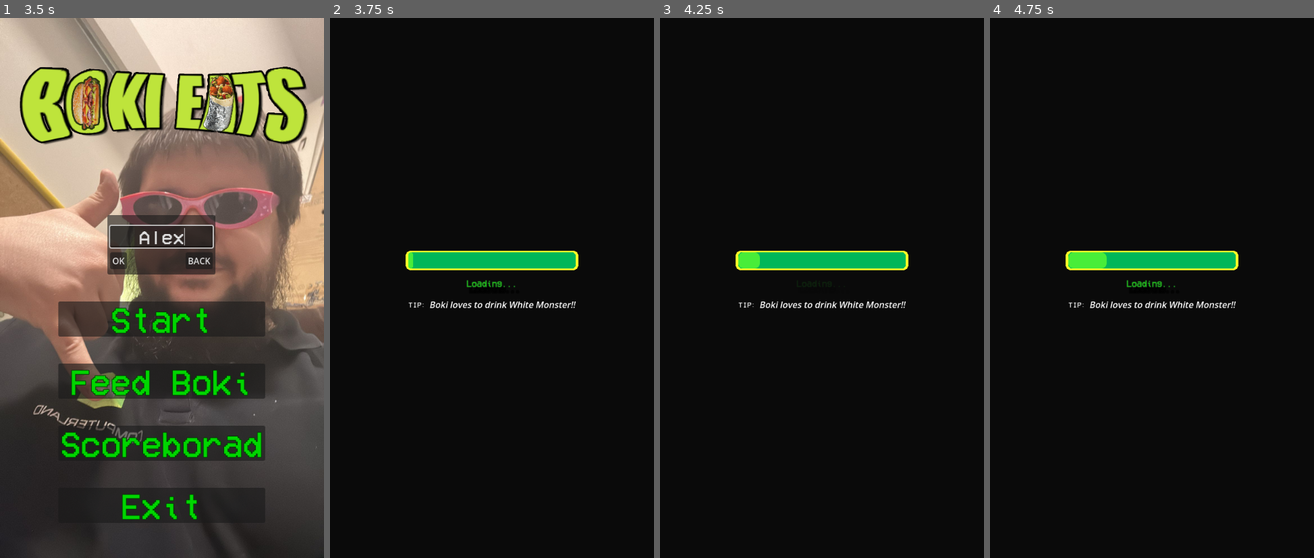
Above: before the commit, frames 1-4 (left to right).
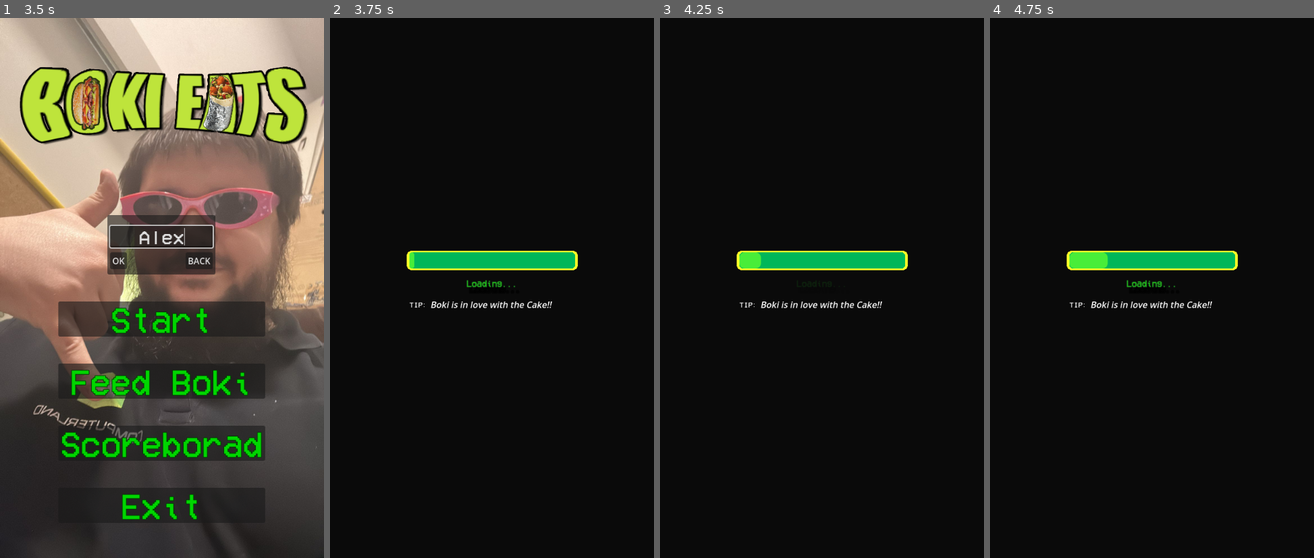
Above: after the commit, the same moments.

Repository: DKirkovik/Boki_eats_game
Game: Godot game, scene res://Scoreboard/scoreboard.tscn
The game is run twice, just before and just after one commit, with the same random seed, the same clock (stepped at 60 frames per second) and the same inputs. This scene is started directly instead of the project's main scene.
Inputs (mouse positions are in pixels of both pictures, inside the frame that each line leads up to):
- Up to frame 1 (3.5 s): tap Enter at 0.5 s; hold D (right) 0.53-1.25 s; click "Back" at 1.25 s; click "Start" at 2 s; click (162, 234) at 2.77 s; type "Alex" at 2.85 s
- Up to frame 2 (3.75 s): click "Start" at 3.5 s
- Up to frame 3 (4.25 s): no input
- Up to frame 4 (4.75 s): hold D (right) from 4.28 s (still down)

Frame 1 is identical in both runs. In frame 2, 0.5% of the frame differs, in the area x 23-77%, y 43-54%; in frame 3, 0.5%; in frame 4, 0.5%.

Commit message:
cleaned up the code, added slowdown sfx

Diff:
--- a/Assets/Text_tip/text_tip.gd
+++ b/Assets/Text_tip/text_tip.gd
@@ -2,5 +2,5 @@
 
 class_name TextTip
 
-
+##Array for the text
 @export var text_array : Array[String]
--- a/Assets/Text_tip/text_tip.tres
+++ b/Assets/Text_tip/text_tip.tres
@@ -4,4 +4,4 @@
 
 [resource]
 script = ExtResource("1_w8hqa")
-text_array = Array[String](["[b]TIP[/b]: [i]Boki loves to drink White Monster!![/i]", "[b]TIP[/b]: [i]Boki doesn't like to eat vegetables![/i]", "[b]TIP[/b]: [i]Boki gets 1UP from Kapi za Nos!![/i]"])
+text_array = Array[String](["[b]TIP[/b]: [i]White Monster makes Boki go brrrrr!![/i]", "[b]TIP[/b]: [i]Boki doesn't like to eat vegetables![/i]", "[b]TIP[/b]: [i]Boki gets 1UP from Nose Drops!![/i]", "[b]TIP[/b]: [i]Boki is in love with the Cake!![/i]"])
--- a/GUI/game_over/game_over.gd
+++ b/GUI/game_over/game_over.gd
@@ -41,7 +41,6 @@
 	get_tree().paused = false
 	GameManager.change_game_scene()
 
-
 func _on_exit_pressed():
 	get_tree().paused = false
 	GameManager.change_menu_scene()
--- a/GUI/hud.gd
+++ b/GUI/hud.gd
@@ -4,6 +4,7 @@
 @onready var lives_label = $VBoxContainer/lives
 @onready var animation_player = $AnimationPlayer
 @onready var game_music = $GameMusic
+@onready var timer: Timer = $Timer
 
 var can_pause : bool = false
 
@@ -14,6 +15,7 @@
 	GameManager.lives_changed.connect(update_lives)
 	GameManager.mute_audio.connect(mute_music)
 	GameManager.game_over.connect(_on_game_over)
+	GameManager.speed_powerup.connect(change_music_speed)
 	GameManager.reset_score()
 	update_lives(GameManager.get_lives())
 	game_music.play()
@@ -27,7 +29,6 @@
 		game_music.stop()
 	else:
 		game_music.play()
-
 
 func update_lable(_score:float)->void:
 	label.text = str(_score)
@@ -45,3 +46,11 @@
 
 func _on_game_over() ->void:
 	can_pause = false
+
+func change_music_speed(speed:float,_time:float) ->void:
+	game_music.pitch_scale = 1.2
+	timer.wait_time = _time
+	timer.start()
+
+func _on_timer_timeout() -> void:
+	game_music.pitch_scale = 1
--- a/GUI/hud.tscn
+++ b/GUI/hud.tscn
@@ -202,3 +202,8 @@
 
 [node name="GameMusic" type="AudioStreamPlayer2D" parent="."]
 stream = SubResource("AudioStreamRandomizer_uaoov")
+
+[node name="Timer" type="Timer" parent="."]
+one_shot = true
+
+[connection signal="timeout" from="Timer" to="." method="_on_timer_timeout"]
--- a/GUI/main_menu/main_menu.gd
+++ b/GUI/main_menu/main_menu.gd
@@ -4,7 +4,6 @@
 @onready var panel_container = $CanvasLayer/MarginContainer/VBoxContainer/PanelContainer
 @onready var name_container = $CanvasLayer/MarginContainer/VBoxContainer/NameContainer
 @onready var player_name = $CanvasLayer/MarginContainer/VBoxContainer/NameContainer/PlayerName
-
 
 var can_start = false
 
@@ -21,7 +20,6 @@
 	if Input.is_action_just_pressed("mute"):
 		music_settings()
 		GameManager.mute_audio.emit()
-
 
 func _on_start_pressed():
 	if can_start:
@@ -43,10 +41,8 @@
 	else:
 		main_menu_music.play()
 
-
 func _on_scoreboard_pressed():
 	GameManager.change_scoreboard_scene()
-
 
 func _on_button_pressed():
 	can_start = false
--- a/GUI/main_menu/test_pop_up.gd
+++ b/GUI/main_menu/test_pop_up.gd
@@ -3,7 +3,6 @@
 @onready var line_edit = $MarginContainer2/VBoxContainer/LineEdit
 @onready var ok = $MarginContainer2/VBoxContainer/MarginContainer/OK
 @onready var back = $MarginContainer2/VBoxContainer/MarginContainer/Back
-
 
 func _on_back_pressed():
 	if self.visible:
--- a/GameManagers/game_manager.gd
+++ b/GameManagers/game_manager.gd
@@ -62,10 +62,8 @@
 		game_over.emit()
 
 func change_game_scene() ->void:
-
 	get_tree().change_scene_to_packed(game_scene)
 	scene_changed.emit()
-
 
 func change_menu_scene() ->void:
 	get_tree().change_scene_to_packed(menu_scene)
@@ -88,7 +86,6 @@
 	cur_player_stats.player_name = cur_player_name
 	cur_player_stats.score = score
 
-
 func update_player_list() ->void:
 	if all_player_list.size() >= max_list_size:
 		print("list big")
@@ -96,7 +93,6 @@
 		return
 	all_player_list.append(cur_player_stats)
 	all_player_list.sort_custom(custom_sorting)
-
 
 func _on_game_over() ->void:
 	init_player()
@@ -116,7 +112,6 @@
 			all_player_list.sort_custom(custom_sorting)
 			return
 
-
 func fill_list() ->void:
 	for i in range(10):
 		var cur_player_ = PlayerStats.new()
@@ -125,7 +120,6 @@
 		all_player_list.append(cur_player_)
 		all_player_list.sort_custom(custom_sorting)
 
-
 func clear_name() ->void:
 	cur_player_name = null
 	player_name_changed.emit()
--- a/LoadingScreen/load_screen.gd
+++ b/LoadingScreen/load_screen.gd
@@ -5,8 +5,11 @@
 @onready var animation_player = $AnimationPlayer
 @onready var rich_text_label: RichTextLabel = $ColorRect/VBoxContainer/RichTextLabel
 
+##Loading screen text
 @export var tip_text : TextTip
+##Text Array
 @export var obj_to_load: Array
+
 var obj_to_delete:Array
 
 func _ready():
@@ -17,7 +20,6 @@
 func _process(delta):
 	progress_bar.value = 100 - (timer.time_left /timer.wait_time) * 100
 
-
 func loead_shaders() ->void:
 	if obj_to_load != null:
 		for obj in obj_to_load:
@@ -26,7 +28,6 @@
 			obj_instance.z_index = -1
 			call_deferred("add_child",obj_instance)
 			obj_to_delete.append(obj_instance)
-
 
 func _on_timer_timeout():
 	for obj in obj_to_delete:
--- a/Player/boki.gd
+++ b/Player/boki.gd
@@ -33,6 +33,7 @@
 @onready var take_dmg_audio: AudioStreamPlayer2D = $TakeDmg
 @onready var sprite_2d: Sprite2D = $Sprite2D
 @onready var shader = sprite_2d.material
+@onready var power_down: AudioStreamPlayer2D = $PowerDown
 
 
 func _ready():
@@ -49,18 +50,13 @@
 	GameManager.speed_powerup.connect(change_speed)
 
 func _physics_process(delta):
-
 	if is_slowed:
 		is_fast = false
 		sprite_2d.modulate = color_slowed
-		print("i changed color to slowed")
-
 
 	if is_fast:
 		is_slowed = false
 		sprite_2d.modulate = color_fast
-		print("i changed color to fast")
-
 
 
 	var direction = Input.get_axis("left","right")
@@ -71,13 +67,11 @@
 
 	move_and_slide()
 
-
 func _on_hit_box_area_entered(area):
 	if area.has_method("start_powerup"):
 		area.start_powerup()
 		animation_player.stop()
 		animation_player.play("power_up")
-		#change_speed(max_speed*2,fast_time)
 
 	if area.has_method("get_points"):
 		GameManager.on_score_changed(area.get_points())
@@ -86,7 +80,8 @@
 			area.queue_free()
 			if area.is_trash && !area.has_method("start_powerup"):
 				GameManager.on_lives_changed(-1,true)
-				change_speed(0.5,slowed_time)
+				if !is_fast:
+					change_speed(0.5,slowed_time)
 				return
 			if area.is_in_group("Burgir"):
 				audio_stream_burgir.play()
@@ -119,7 +114,7 @@
 
 
 func change_speed(_speed_mult:float,_time) ->void:
-	speed = speed * _speed_mult
+	speed = max_speed * _speed_mult
 	speed_color()
 	debuff.wait_time = _time
 	debuff.start()
@@ -128,6 +123,8 @@
 
 func _on_debuff_timeout():
 	print("debuf ended")
+	if speed > max_speed:
+		power_down.play()
 	speed = max_speed
 	speed_color()
 	shader.set_shader_parameter("is_active",false)
@@ -147,4 +144,5 @@
 	if speed < max_speed:
 		print("is slow")
 		is_slowed = true
+		power_down.play()
 		shader.set_shader_parameter("is_active",false)
--- a/Player/boki.tscn
+++ b/Player/boki.tscn
@@ -12,6 +12,7 @@
 [ext_resource type="AudioStream" uid="uid://4of0bw4vcxm0" path="res://Assets/SFX/bleeh.wav" id="9_kct4x"]
 [ext_resource type="AudioStream" uid="uid://bpjajawx8osq0" path="res://Assets/SFX/take_dmg.wav" id="10_smo88"]
 [ext_resource type="AudioStream" uid="uid://b62okm0ydfsx1" path="res://Assets/SFX/take_dmg_2.wav" id="11_onntm"]
+[ext_resource type="AudioStream" uid="uid://drmhow2bffakr" path="res://Assets/SFX/MachinePowerOff.wav" id="13_unw2t"]
 
 [sub_resource type="ShaderMaterial" id="ShaderMaterial_dfxas"]
 shader = ExtResource("5_2i54i")
@@ -208,5 +209,8 @@
 [node name="TakeDmg" type="AudioStreamPlayer2D" parent="."]
 stream = SubResource("AudioStreamRandomizer_8jifu")
 
+[node name="PowerDown" type="AudioStreamPlayer2D" parent="."]
+stream = ExtResource("13_unw2t")
+
 [connection signal="area_entered" from="HitBox" to="." method="_on_hit_box_area_entered"]
 [connection signal="timeout" from="Debuff" to="." method="_on_debuff_timeout"]
--- a/Player/food_crumbs.gd
+++ b/Player/food_crumbs.gd
@@ -4,6 +4,5 @@
 	one_shot = true
 	emitting = true
 
-
 func _on_timer_timeout():
 	queue_free()
--- a/PowerUp/monster.gd
+++ b/PowerUp/monster.gd
@@ -6,7 +6,6 @@
 	MONSTER,
 	SHILD,
 }
-
 
 ## Max move speed
 @export var max_speed:float
@@ -41,8 +40,6 @@
 	position.y += -direction.y * force
 
 func start_powerup() ->void:
-
-
 	match cur_powerup:
 		POWERUP.KAPI:
 			GameManager.one_up(lives_amount)
--- a/PowerUp/monster.tscn
+++ b/PowerUp/monster.tscn
@@ -20,7 +20,7 @@
 max_speed = 250.0
 direction = Vector2(0, 1)
 cur_powerup = 1
-powerup_time = 15.0
+powerup_time = 10.0
 sfx = ExtResource("2_2cwo3")
 
 [node name="Sprite2D" type="Sprite2D" parent="."]
--- a/Scoreboard/score_name_container.gd
+++ b/Scoreboard/score_name_container.gd
@@ -7,12 +7,10 @@
 var score
 var p_name
 
-
 func set_params(score_name,score_score) ->void:
 	p_name =  str(score_name)
 	score = str(score_score)
 
-
 func _on_timer_timeout():
 	label_name.text = p_name
 	label_score.text = score
--- a/Scoreboard/scoreboard.gd
+++ b/Scoreboard/scoreboard.gd
@@ -1,5 +1,6 @@
 extends Control
 
+##Container for score
 @export var score_container : PackedScene
 @onready var names_container = $Panel/ScoreContainer/NamesContainer
 @onready var play = $Panel/ButtonContainer/HBoxContainer/Play
@@ -14,16 +15,13 @@
 	for p in list:
 		instant_score_name_cont(p.player_name,p.score)
 
-
 func instant_score_name_cont(names,scores) ->void:
 	var score_container_inst = score_container.instantiate()
 	score_container_inst.set_params(names,scores)
 	names_container.add_child(score_container_inst)
 
-
 func _on_play_pressed():
 	GameManager.change_game_scene()
 
-
 func _on_back_pressed():
 	GameManager.change_menu_scene()
--- a/Spawner/spawner.gd
+++ b/Spawner/spawner.gd
@@ -18,7 +18,6 @@
 @export var dif_level:float
 ## First powerupspawn for debugigng
 @export var powerup_spawn_per:float
-
 
 var spawnrate:float
 var spawned_foods:int
@@ -45,7 +44,6 @@
 	spawn_range = Vector2(spawn_offset, get_viewport_rect().size.x - spawn_offset)
 	cur_powerup_spawn_per = powerup_spawn_per
 
-
 func change_spawnrate() ->void:
 	if spawnrate >= dif_level:
 		speed_up = true
@@ -54,11 +52,9 @@
 		print("spawnrate changed", spawnrate)
 		timer.wait_time = spawnrate
 
-
 func get_spawnpoint(range:Vector2) ->float:
 	var point = randf_range(range.x, range.y)
 	return point
-
 
 func spawn_food() ->void:
 	var num = randi_range(0,food_scenes.size()-1)
@@ -72,14 +68,11 @@
 	food_container.add_child(food_instance)
 	spawned_foods +=1
 
-
 func _on_timer_timeout():
 	spawn_food()
 	try_spawn_powerup()
 	if spawned_foods % lvl_up == 0:
 		change_spawnrate()
-
-
 
 func spawn_powerup() -> void:
 	var num = randi_range(0,powerup_scenes.size()-1)
@@ -90,7 +83,6 @@
 		print("nowhere to spawn")
 		return
 	food_container.add_child(powerup_instance)
-
 
 func try_spawn_powerup() ->void:
 	var ran_num = randf_range(0,100)
--- a/Spawner/spawner.tscn
+++ b/Spawner/spawner.tscn
@@ -16,7 +16,7 @@
 max_spawnrate = 1.0
 spawn_rate_amount = 0.1
 lvl_up = 5
-dif_level = 0.6
+dif_level = 0.5
 
 [node name="Timer" type="Timer" parent="."]
 
--- a/Trash/carrot.tscn
+++ b/Trash/carrot.tscn
@@ -4,18 +4,19 @@
 [ext_resource type="Texture2D" uid="uid://baehd3ylnfkxh" path="res://Assets/Sprites/pngwing.com.png" id="2_gwuao"]
 
 [sub_resource type="RectangleShape2D" id="RectangleShape2D_xutxd"]
-size = Vector2(65, 26)
+size = Vector2(65, 24)
 
 [node name="Carrot" instance=ExtResource("1_0bik2")]
 
 [node name="Sprite2D" parent="." index="0"]
-position = Vector2(7, -27)
+position = Vector2(5, -12)
 rotation = 0.261799
+scale = Vector2(0.15, 0.1)
 texture = ExtResource("2_gwuao")
 
 [node name="Sprite2D2" parent="Sprite2D" index="0"]
 texture = ExtResource("2_gwuao")
 
 [node name="CollisionShape2D" parent="." index="1"]
-position = Vector2(-5.00002, 4.50001)
+position = Vector2(-3, -2)
 shape = SubResource("RectangleShape2D_xutxd")
--- a/Walls/Particles/gpu_particles_2d.gd
+++ b/Walls/Particles/gpu_particles_2d.gd
@@ -1,5 +1,4 @@
 extends CPUParticles2D
-
 
 func _ready():
 	one_shot = true
--- a/Walls/bottom_wall.gd
+++ b/Walls/bottom_wall.gd
@@ -23,23 +23,19 @@
 	sprite_2d.hide()
 	GameManager.jelly_powerup.connect(start_powerup)
 
-
 func _on_area_entered(area):
 	if area.has_method("get_points") && !is_bounce && !area.is_trash:
 		GameManager.on_lives_changed(-1,false)
-
 
 func activate_bounce() ->void:
 	sprite_2d.show()
 	bounce_area.monitoring = true
 	timer.start()
 
-
 func _on_timer_timeout():
 	sprite_2d.hide()
 	bounce_area.monitoring = false
 	is_bounce = false
-
 
 func _on_timer_2_timeout():
 	is_bounce = true
--- a/World/world.gd
+++ b/World/world.gd
@@ -4,7 +4,6 @@
 
 	if Input.is_action_just_pressed("restart"):
 		pass
-		#get_tree().reload_current_scene()
 
 	if Input.is_action_just_pressed("exit"):
 		get_tree().quit()
--- a/World/world.tscn
+++ b/World/world.tscn
@@ -24,6 +24,7 @@
 
 [node name="Boki" parent="." instance=ExtResource("1_khhgq")]
 position = Vector2(294, 892)
+max_hp = 3
 
 [node name="CanvasLayer" type="CanvasLayer" parent="."]
 
Not shown, added: Assets/SFX/MachinePowerOff.wav.import
Not shown: 1 places in Player/boki.tscn that only renumber resources
Not shown, added: Assets/SFX/MachinePowerOff.wav
